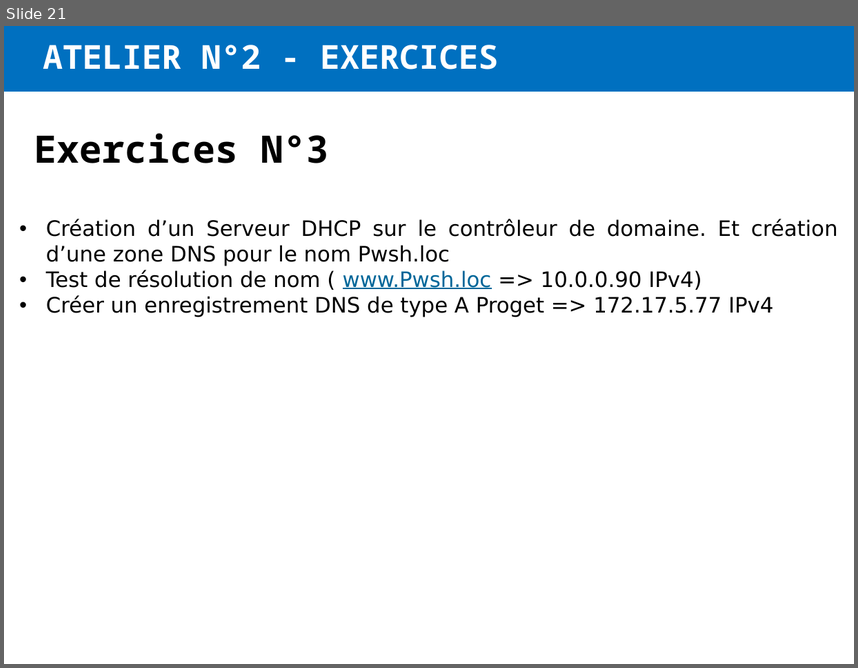
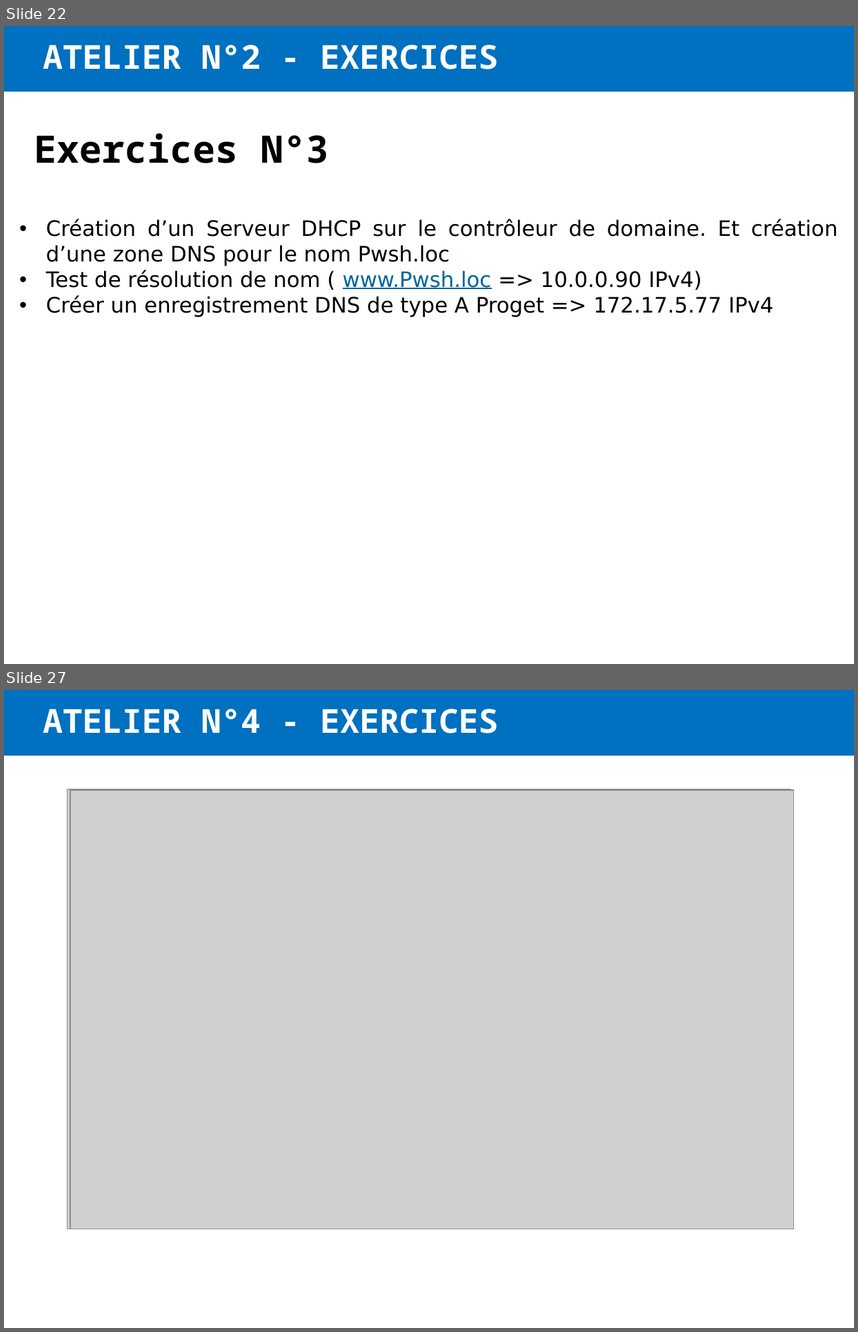
Before and after one commit to JM2K69/Formation, a slide deck: PowerShell/00_Présentation/Formation Académique.pptx. Shown one above the other, each under a label of ours: slide 21 before the commit, slides 22 and 27 after it; the slides between them are not shown. The pictures are 858x668 and 858x1332 pixels, drawn with LibreOffice and Linux fonts; fonts in the diff are those of the drawing; grey boxes stand for pictures; background and template pictures are left out. Boxes give left, top, right and bottom in pixels: in the first picture for what was removed or moved away, otherwise in the second. Text is boxed around its words. In the diff, an @@ line names an element or a change of style, - is before the commit and + after.

```diff
--- a/PowerShell/00_Présentation/Formation Académique.pptx
+++ b/PowerShell/00_Présentation/Formation Académique.pptx
@@ slide 27 added at [4,690,854,1328], background #FFFFFF; not listed: 1 template element that a slide beside it also shows @@
@@ title added at [43,709,498,733], 28 pt, text #FFFFFF, bold @@
+ATELIER N°4 - EXERCICES
@@ picture added at [67,789,791,1229] @@
@@ picture added at [70,790,794,1229] @@
@@ what was slide 21 is now slide 22 @@
```
Also in this commit, not shown: 3 slides changed, 3 other slides added, 1 slide removed.
